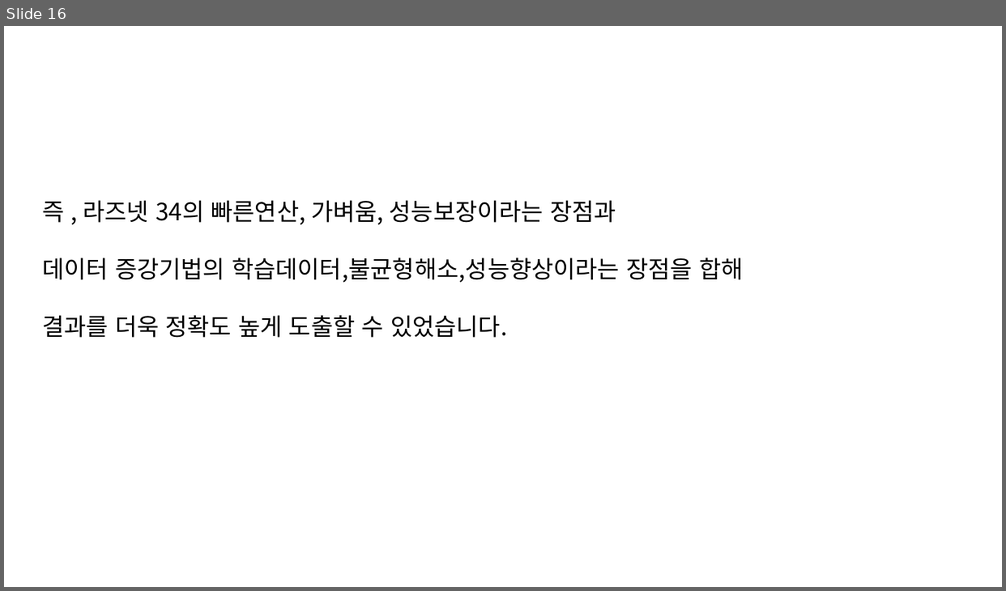
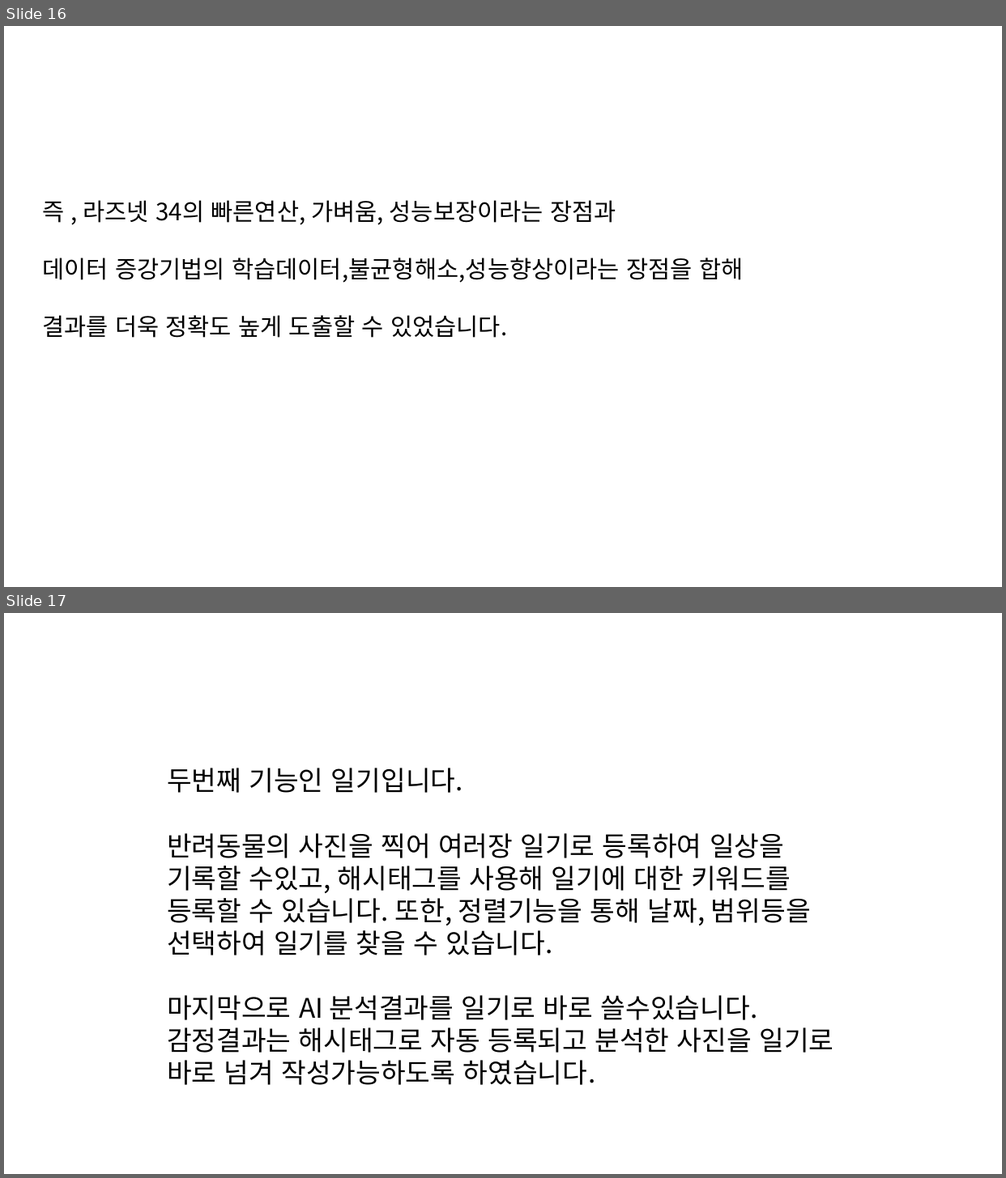
Before and after one commit to dino889/CuteCatDog, a slide deck: Document/최종 발표대본.pptx. Shown one above the other, each under a label of ours: slide 16 before the commit, slides 16 and 17 after it. The pictures are 1006x591 and 1006x1178 pixels, drawn with LibreOffice and Linux fonts; fonts in the diff are those of the drawing. Boxes give left, top, right and bottom in pixels: in the first picture for what was removed or moved away, otherwise in the second. Text is boxed around its words. In the diff, an @@ line names an element or a change of style, - is before the commit and + after.

```diff
--- a/Document/최종 발표대본.pptx
+++ b/Document/최종 발표대본.pptx
@@ slide 17 added at (4,613,1002,1174), background #FFFFFF @@
@@ text added at (167,768,833,1085), 26 pt, text #000000 @@
+두번째 기능인 일기입니다.
+반려동물의 사진을 찍어 여러장 일기로 등록하여 일상을 기록할 수있고, 해시태그를 사용해 일기에 대한 키워드를 등록할 수 있습니다. 또한, 정렬기능을 통해 날짜, 범위등을 선택하여 일기를 찾을 수 있습니다.
+마지막으로 AI 분석결과를 일기로 바로 쓸수있습니다.
+감정결과는 해시태그로 자동 등록되고 분석한 사진을 일기로 바로 넘겨 작성가능하도록 하였습니다.
```
Also in this commit, not shown: 9 other slides added, 1 slide removed.
